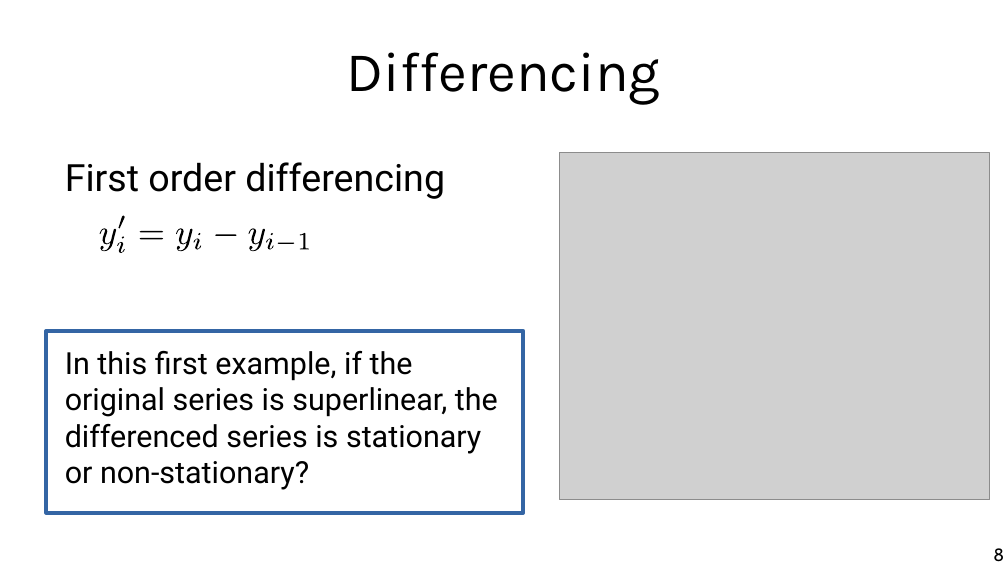
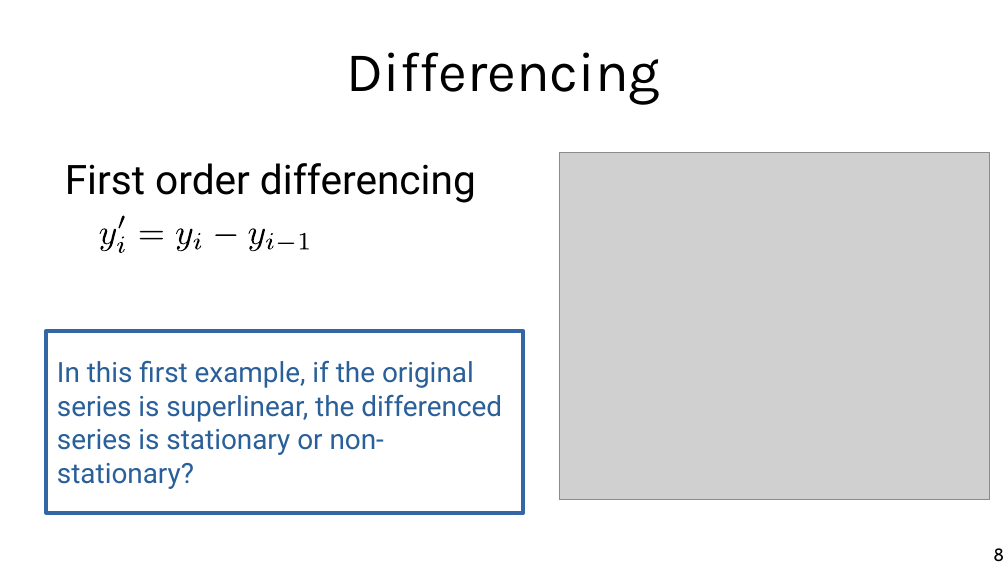
Before and after one commit to chatox/data-mining-course, a slide deck: slide 8 of theory/odp/tt29_forecasting.odp. Drawn at 1008x567 pixels with LibreOffice and Linux fonts; fonts in the diff are those of the drawing; grey boxes stand for pictures. Boxes give left, top, right and bottom in pixels: in the first picture for what was removed or moved away, otherwise in the second. Text is boxed around its words. In the diff, an @@ line names an element or a change of style, - is before the commit and + after.

```diff
--- a/theory/odp/tt29_forecasting.odp
+++ b/theory/odp/tt29_forecasting.odp
@@ text "First order differencing" at (65,163,476,203): size 29.6 to 32 pt @@
@@ text at (65,350,498,490): paragraph removed @@
-In this first example, if the original series is superlinear, the differenced series is stationary or non-stationary?
@@ text in rectangle at (57,360,502,489): text added @@
+In this first example, if the original series is superlinear, the differenced series is stationary or non-stationary?
```
Also in this commit, not shown: 13 other slides changed, 6 other files.
